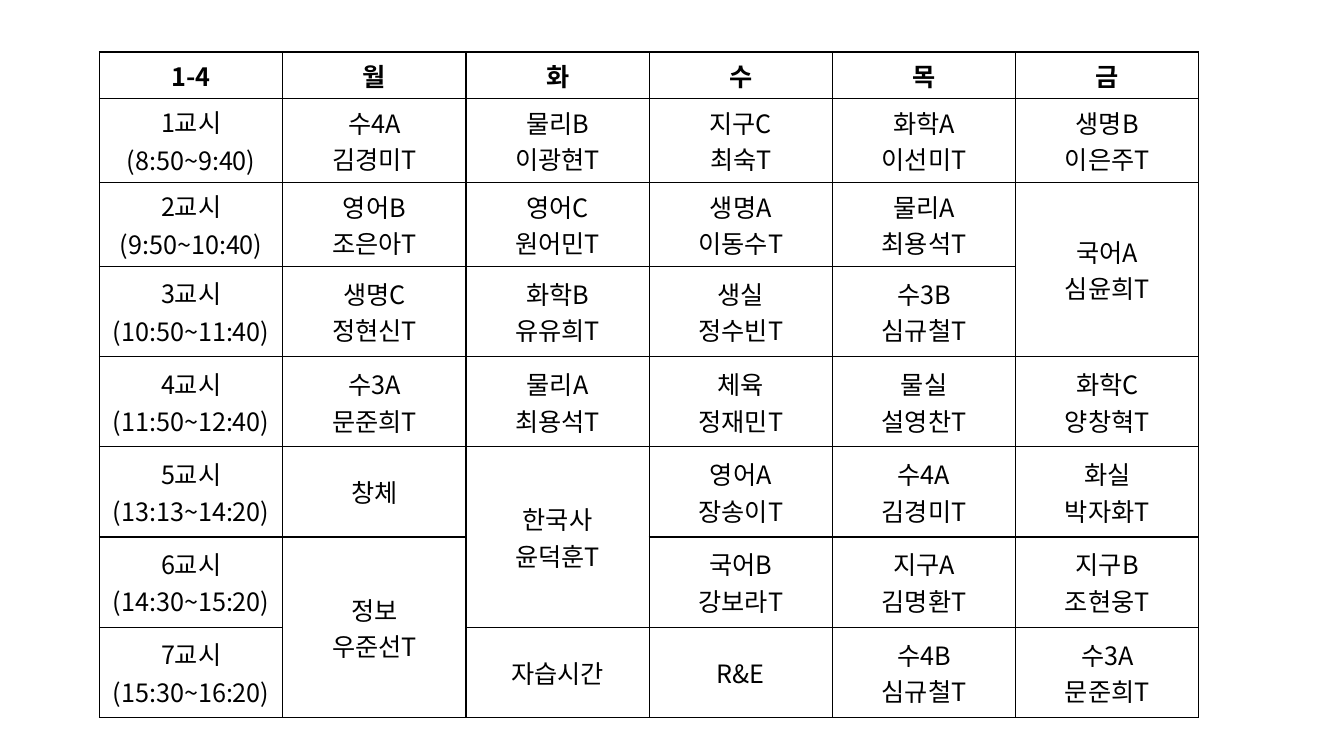
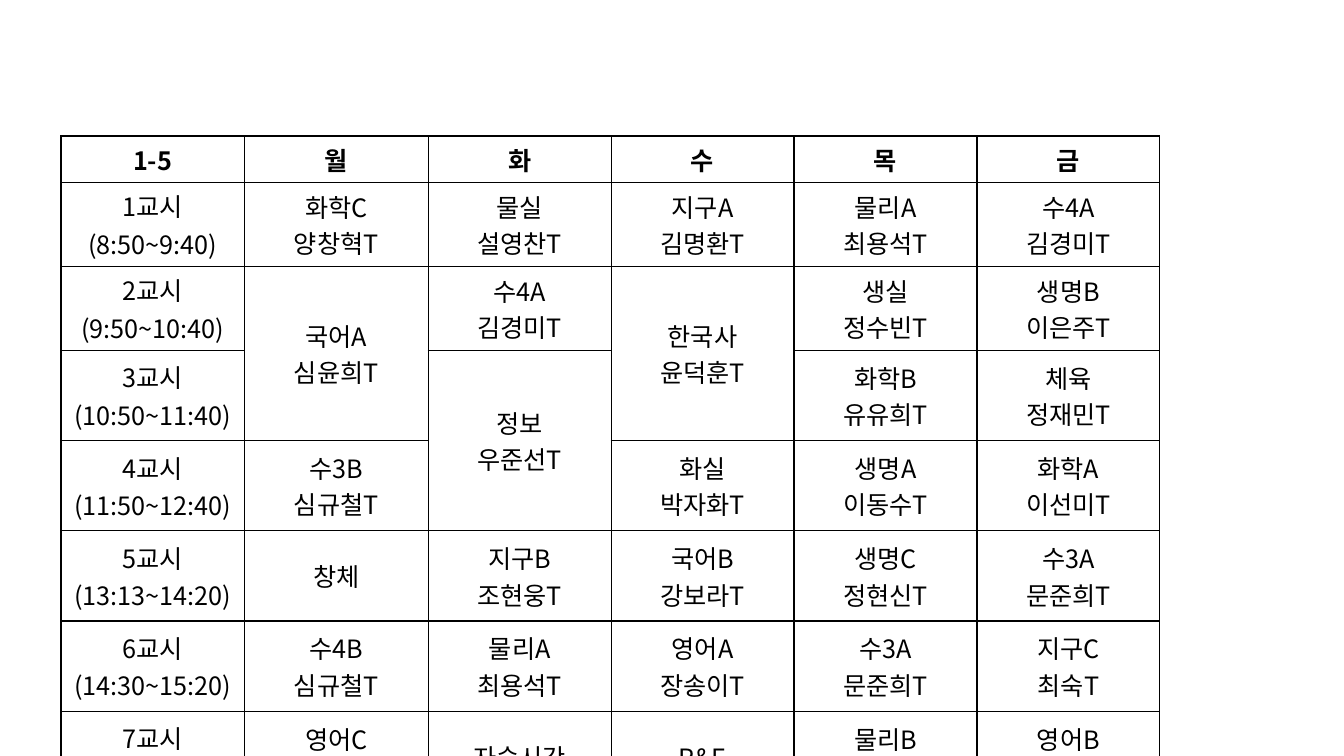
Before and after one commit to SaltCaramel/GSA2022RNE, a slide deck: slide 5 of 알앤이 시간표.pptx (slide 4 before the commit). Drawn at 1344x756 pixels with LibreOffice and Linux fonts; fonts in the diff are those of the drawing. Boxes give left, top, right and bottom in pixels: in the first picture for what was removed or moved away, otherwise in the second. Text is boxed around its words. In the diff, an @@ line names an element or a change of style, - is before the commit and + after.

```diff
--- a/알앤이 시간표.pptx
+++ b/알앤이 시간표.pptx
@@ table at (62,136,1158,756) @@
-row 1, column 1: 1-4
+row 1, column 1: 1-5
-row 2: 1교시 / (8:50~9:40) | 수4A / 김경미T | 물리B / 이광현T | 지구C / 최숙T | 화학A / 이선미T | 생명B / 이은주T
+row 2: 1교시 / (8:50~9:40) | 화학C / 양창혁T | 물실 / 설영찬T | 지구A / 김명환T | 물리A / 최용석T | 수4A / 김경미T
-row 3: 2교시 / (9:50~10:40) | 영어B / 조은아T | 영어C / 원어민T | 생명A / 이동수T | 물리A / 최용석T | 국어A / 심윤희T
+row 3: 2교시 / (9:50~10:40) | 국어A / 심윤희T | 수4A / 김경미T | 한국사 / 윤덕훈T | 생실 / 정수빈T | 생명B / 이은주T
-row 4: 3교시 / (10:50~11:40) | 생명C / 정현신T | 화학B / 유유희T | 생실 / 정수빈T | 수3B / 심규철T | 
+row 4: 3교시 / (10:50~11:40) |  | 정보 / 우준선T |  | 화학B / 유유희T | 체육 / 정재민T
-row 5: 4교시 / (11:50~12:40) | 수3A / 문준희T | 물리A / 최용석T | 체육 / 정재민T | 물실 / 설영찬T | 화학C / 양창혁T
+row 5: 4교시 / (11:50~12:40) | 수3B / 심규철T |  | 화실 / 박자화T | 생명A / 이동수T | 화학A / 이선미T
-row 6: 5교시 / (13:13~14:20) | 창체 | 한국사 / 윤덕훈T | 영어A / 장송이T | 수4A / 김경미T | 화실 / 박자화T
+row 6: 5교시 / (13:13~14:20) | 창체 | 지구B / 조현웅T | 국어B / 강보라T | 생명C / 정현신T | 수3A / 문준희T
-row 7: 6교시 / (14:30~15:20) | 정보 / 우준선T |  | 국어B / 강보라T | 지구A / 김명환T | 지구B / 조현웅T
+row 7: 6교시 / (14:30~15:20) | 수4B / 심규철T | 물리A / 최용석T | 영어A / 장송이T | 수3A / 문준희T | 지구C / 최숙T
-row 8: 7교시 / (15:30~16:20) |  | 자습시간 | R&E | 수4B / 심규철T | 수3A / 문준희T
+row 8: 7교시 / (15:30~16:20) | 영어C / 원어민T | 자습시간 | R&E | 물리B / 이광현T | 영어B / 조은아T
@@ table: place and size @@
-table at (100,52,1201,711)
+table at (62,136,1158,756)
```
Also in this commit, not shown: 1 other slide changed, 2 slides added, 1 slide removed, 11 other files.
